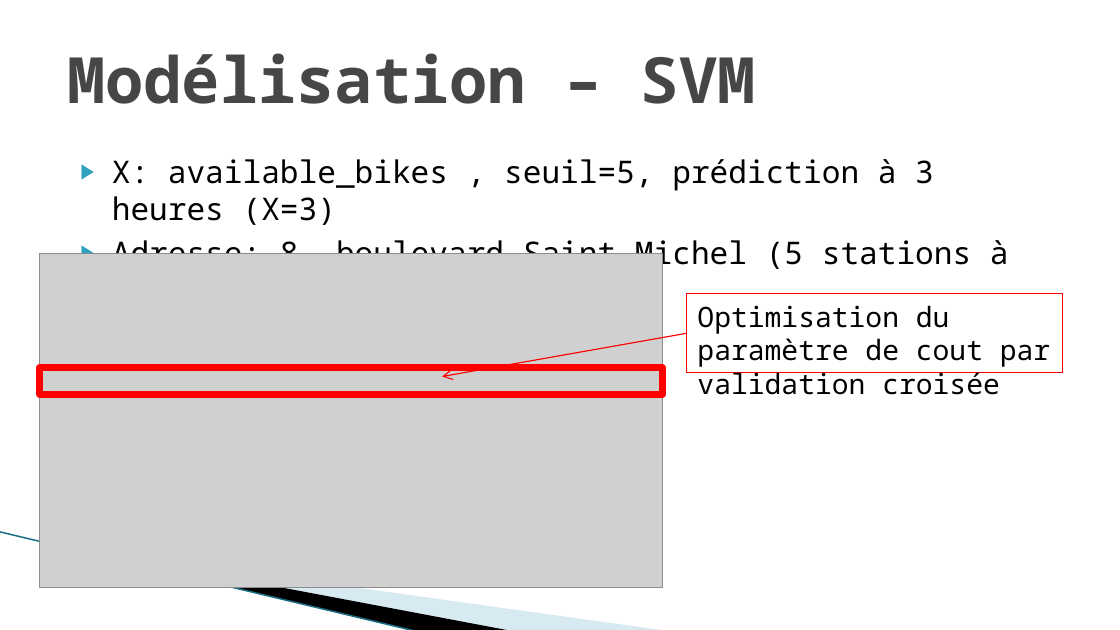
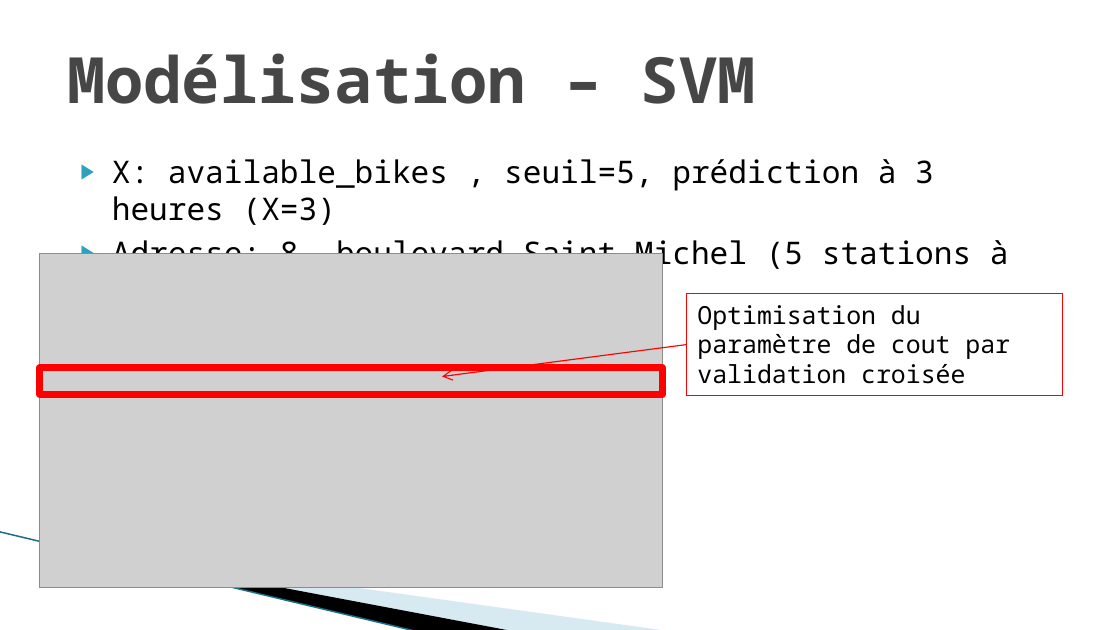
Before and after one commit to DianeBeldame/AppVelib, a slide deck: slide 21 of Presentation v0.3.pptx. Drawn at 1120x630 pixels with LibreOffice and Linux fonts; fonts in the diff are those of the drawing; grey boxes stand for pictures; background and template pictures are left out. Boxes give left, top, right and bottom in pixels: in the first picture for what was removed or moved away, otherwise in the second. Text is boxed around its words. In the diff, an @@ line names an element or a change of style, - is before the commit and + after.

```diff
--- a/Presentation v0.3.pptx
+++ b/Presentation v0.3.pptx
@@ rectangle "Optimisation du paramètre de cout ...": place and size @@
-rectangle "Optimisation du paramètre de cout ..." at box(687, 293, 1063, 373)
+rectangle "Optimisation du paramètre de cout ..." at box(687, 293, 1063, 395)
@@ rectangle "Optimisation du paramètre de cout ..." at box(687, 293, 1063, 395): size 18 to 16 pt @@
@@ arrow moved from (687, 334) - (442, 376) to (687, 345) - (442, 376) @@
```
Also in this commit, not shown: 8 other slides changed, 2 slides added.
